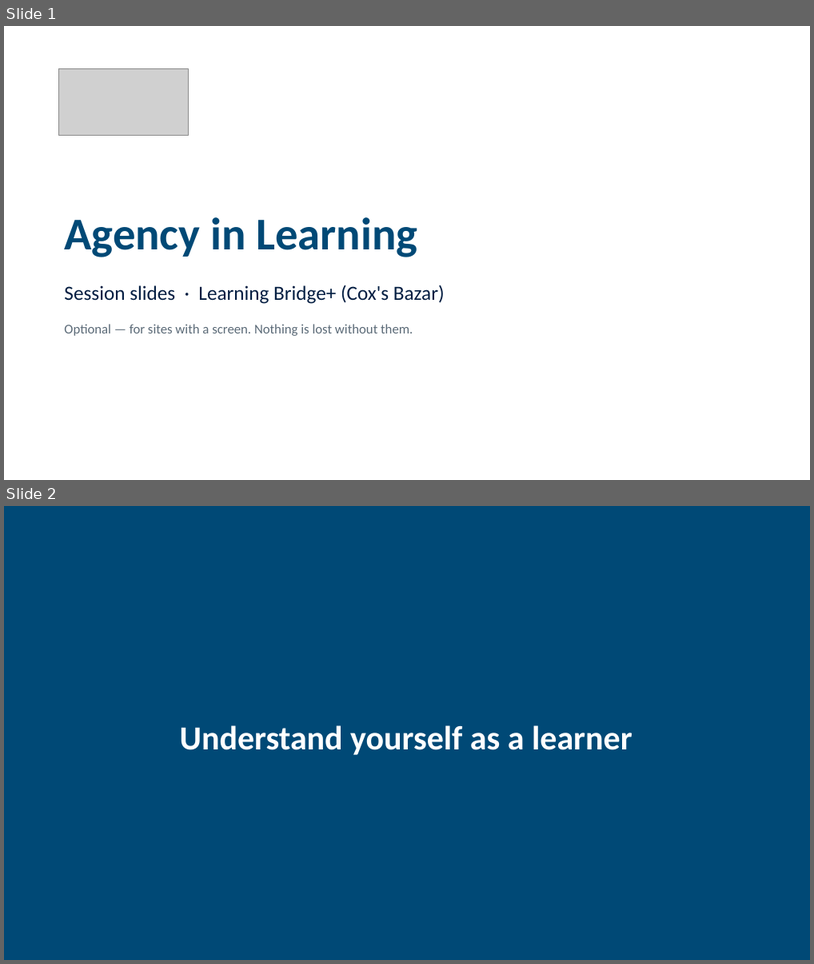
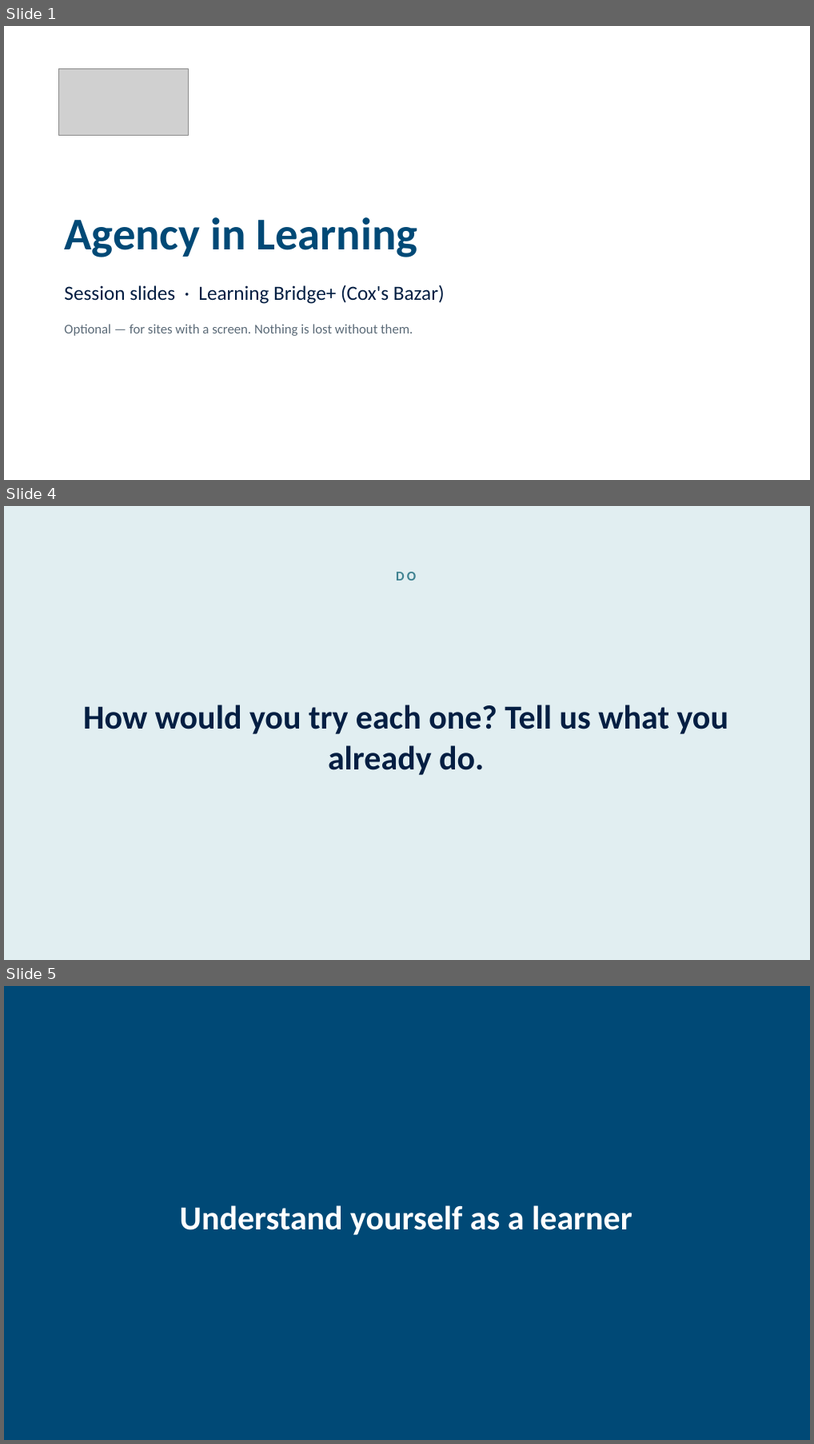
Before and after one commit to louie-amala/amala-education-curriculum-site, a slide deck: public/downloads/agency-in-learning-slides.pptx. Shown one above the other, each under a label of ours: slides 1 and 2 before the commit, slides 1, 4 and 5 after it; the slides between them are not shown. The pictures are 814x964 and 814x1444 pixels, drawn with LibreOffice and Linux fonts; fonts in the diff are those of the drawing; grey boxes stand for pictures. Boxes give left, top, right and bottom in pixels: in the first picture for what was removed or moved away, otherwise in the second. Text is boxed around its words. In the diff, an @@ line names an element or a change of style, - is before the commit and + after.

```diff
--- a/public/downloads/agency-in-learning-slides.pptx
+++ b/public/downloads/agency-in-learning-slides.pptx
@@ slide 4 added at [4,506,810,960], background #E1EEF1 @@
@@ text added at [396,572,416,580], 16 pt, text #3F8291, bold @@
+DO
@@ text added at [83,704,729,775], 40 pt, text #041E42, bold @@
+How would you try each one? Tell us what you already do.
@@ what was slide 2 is now slide 5 @@
```
Also in this commit, not shown: 2 other slides added, 5 other files.
